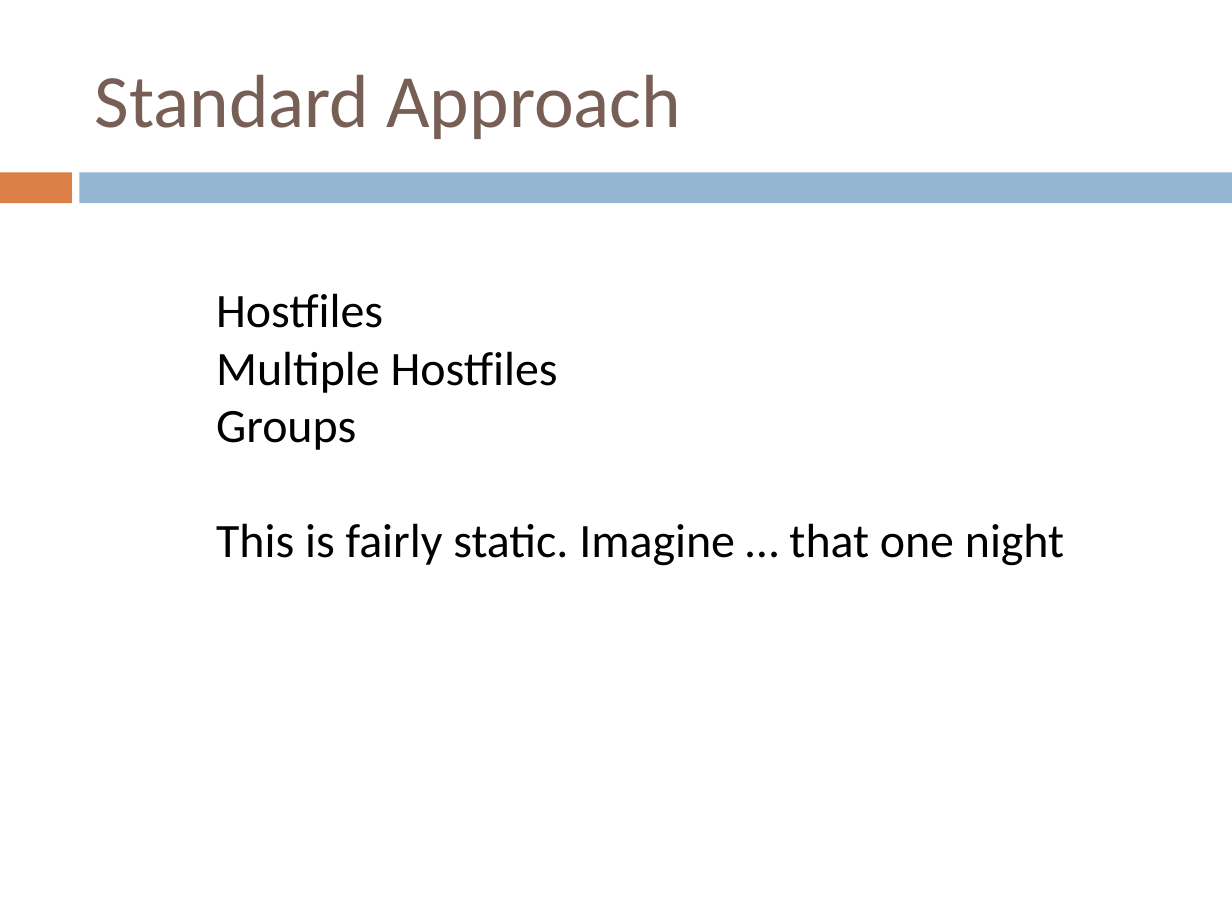
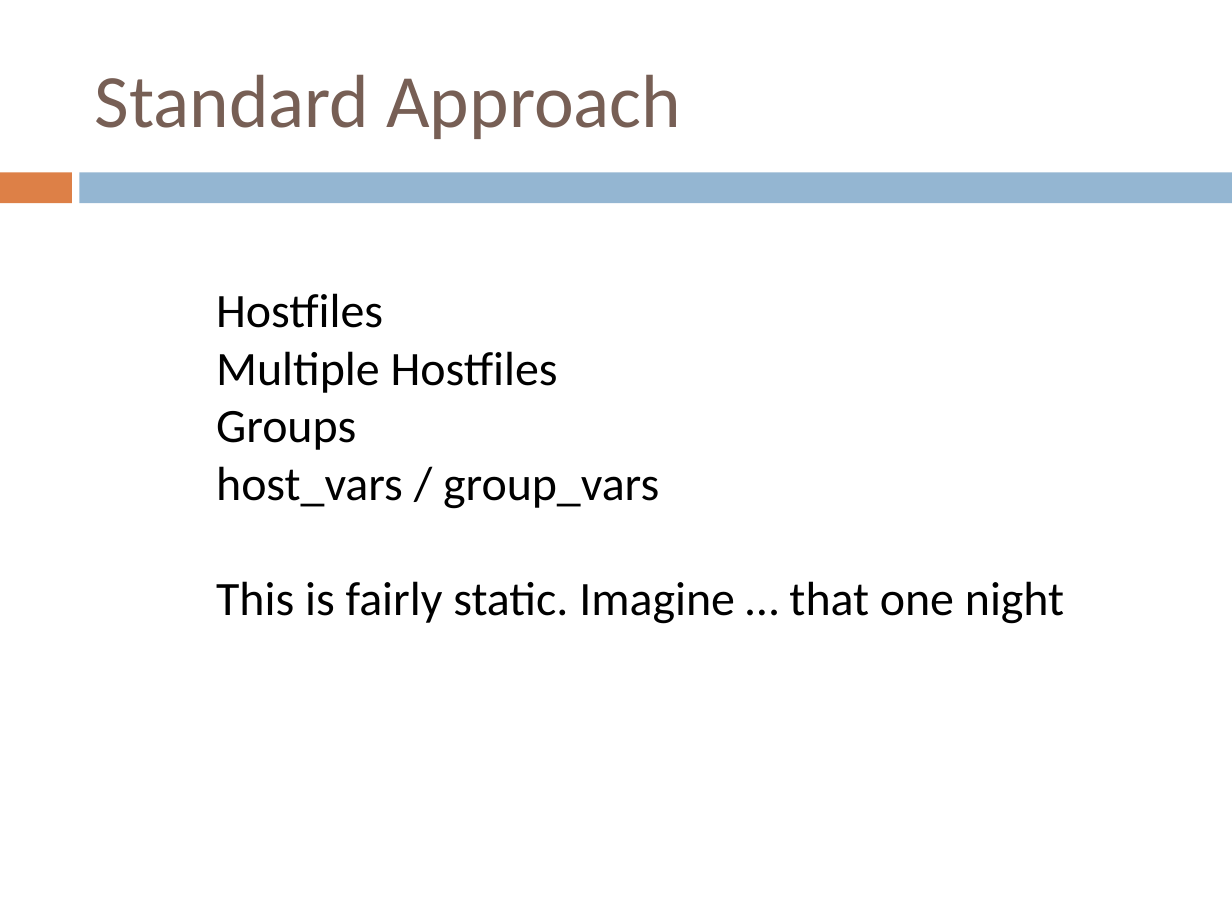
Before and after one commit to zskulcsar/ansible-dynamic-cloud-envs-talk, a slide deck: slide 6 of Dynamic_cloud_environments_with_Ansible.pptx. Drawn at 1232x924 pixels with LibreOffice and Linux fonts; fonts in the diff are those of the drawing. Boxes give left, top, right and bottom in pixels: in the first picture for what was removed or moved away, otherwise in the second. Text is boxed around its words. In the diff, an @@ line names an element or a change of style, - is before the commit and + after.

```diff
--- a/Dynamic_cloud_environments_with_Ansible.pptx
+++ b/Dynamic_cloud_environments_with_Ansible.pptx
@@ text at bbox=[216, 466, 659, 509]: paragraph added @@
+host_vars / group_vars
```
Also in this commit, not shown: 3 other slides changed.
